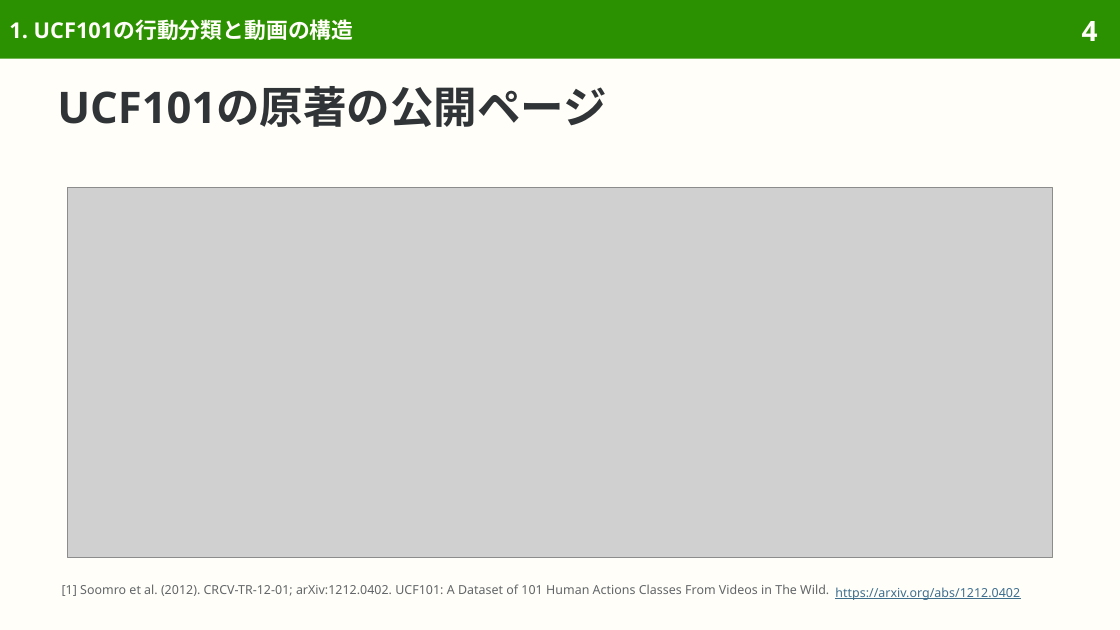
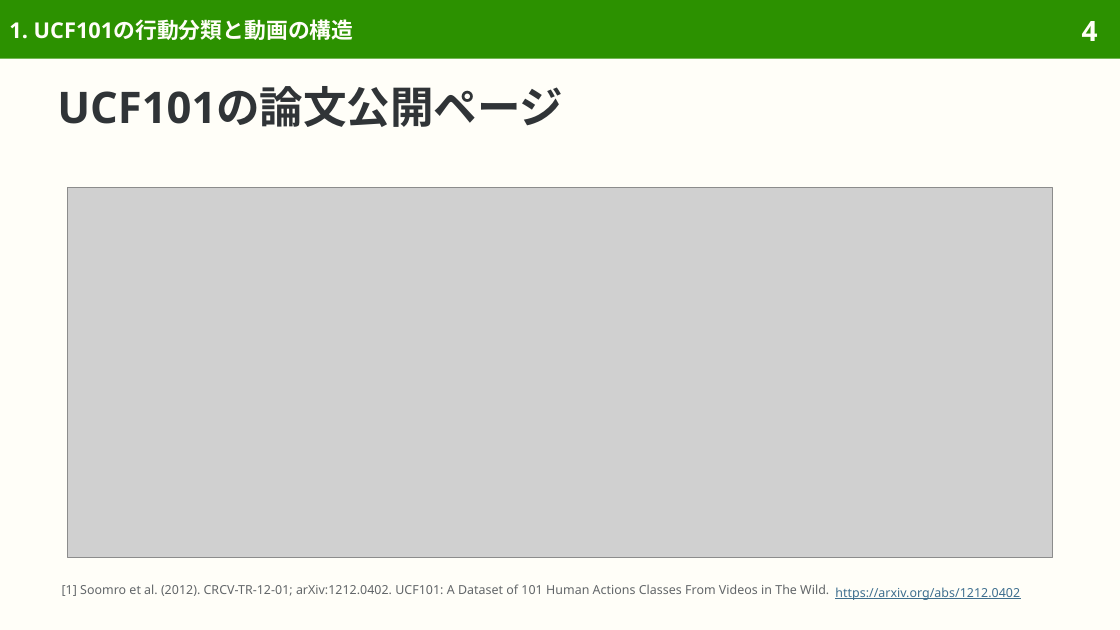
Before and after one commit to sasakiy84/datasets-in-10-minutes, a slide deck: slide 4 of slides/datasets-in-10-minutes-ucf101.pptx. Drawn at 1120x630 pixels with LibreOffice and Linux fonts; fonts in the diff are those of the drawing; grey boxes stand for pictures. Boxes give left, top, right and bottom in pixels: in the first picture for what was removed or moved away, otherwise in the second. Text is boxed around its words. In the diff, an @@ line names an element or a change of style, - is before the commit and + after.

Commit message:
slides(ucf101): refine Japanese wording and pair translations

```diff
--- a/slides/datasets-in-10-minutes-ucf101.pptx
+++ b/slides/datasets-in-10-minutes-ucf101.pptx
@@ title at bbox=[57, 86, 563, 127]: text changed @@
-UCF101の原著の公開ページ
+UCF101の論文公開ページ
```
Also in this commit, not shown: 6 other slides changed, 3 other files.
